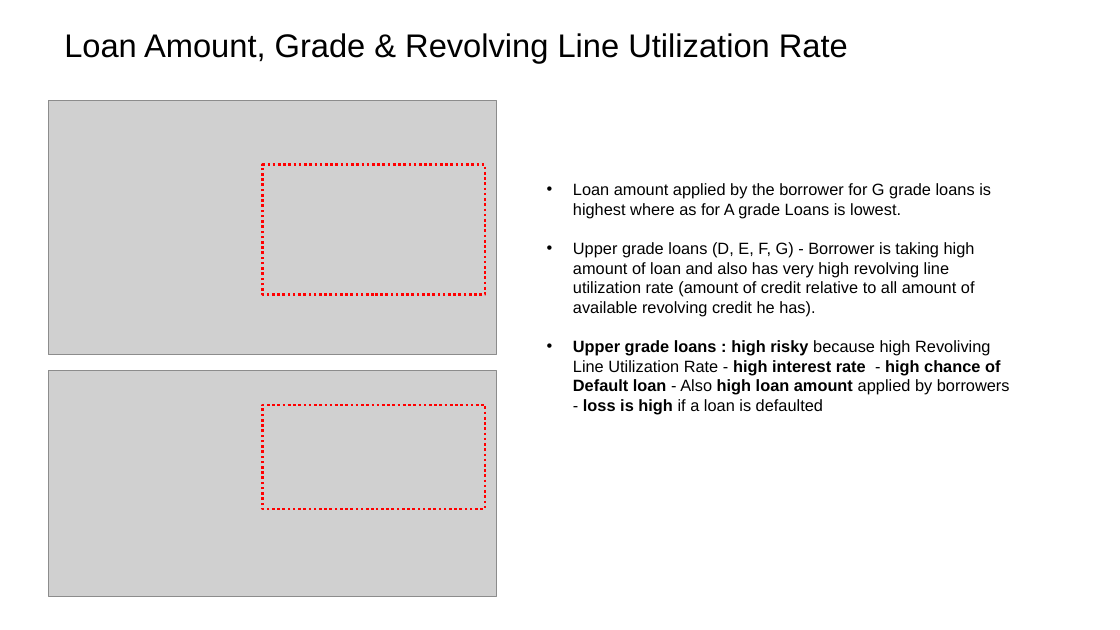
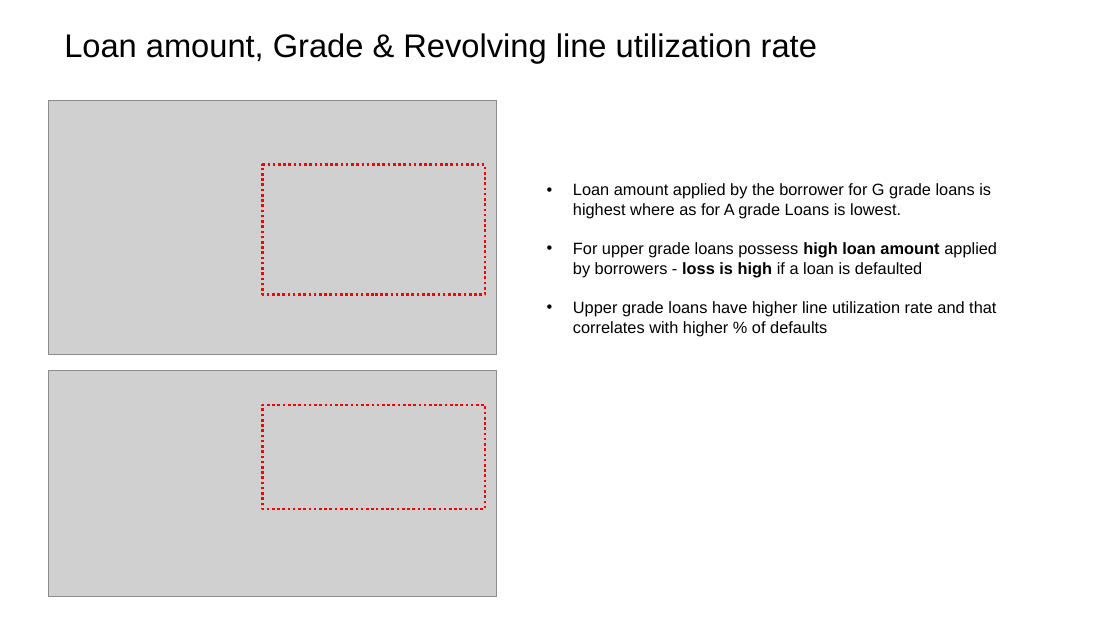
Before and after one commit to irish-luong/LandingClubCaseStudy, a slide deck: slide 8 of lending_club_case_study.pptx (slide 9 before the commit). Drawn at 1120x630 pixels with LibreOffice and Linux fonts; fonts in the diff are those of the drawing; grey boxes stand for pictures; background and template pictures are left out. Boxes give left, top, right and bottom in pixels: in the first picture for what was removed or moved away, otherwise in the second. Text is boxed around its words. In the diff, an @@ line names an element or a change of style, - is before the commit and + after.

```diff
--- a/lending_club_case_study.pptx
+++ b/lending_club_case_study.pptx
@@ title at [64, 33, 817, 63]: text changed @@
-Loan Amount, Grade & Revolving Line Utilization Rate
+Loan amount, Grade & Revolving line utilization rate
@@ text at [573, 242, 997, 336]: text changed @@
-• Upper grade loans (D, E, F, G) - Borrower is taking high amount of loan and also has very high revolving line utilization rate (amount of credit relative to all amount of available revolving credit he has).
-• Upper grade loans : high risky because high Revoliving Line Utilization Rate - high interest rate - high chance of Default loan - Also high loan amount applied by borrowers - loss is high if a loan is defaulted
+• For upper grade loans possess high loan amount applied by borrowers - loss is high if a loan is defaulted
+• Upper grade loans have higher line utilization rate and that correlates with higher % of defaults
```
Also in this commit, not shown: 12 other slides changed, 1 slide added, 1 slide removed.
